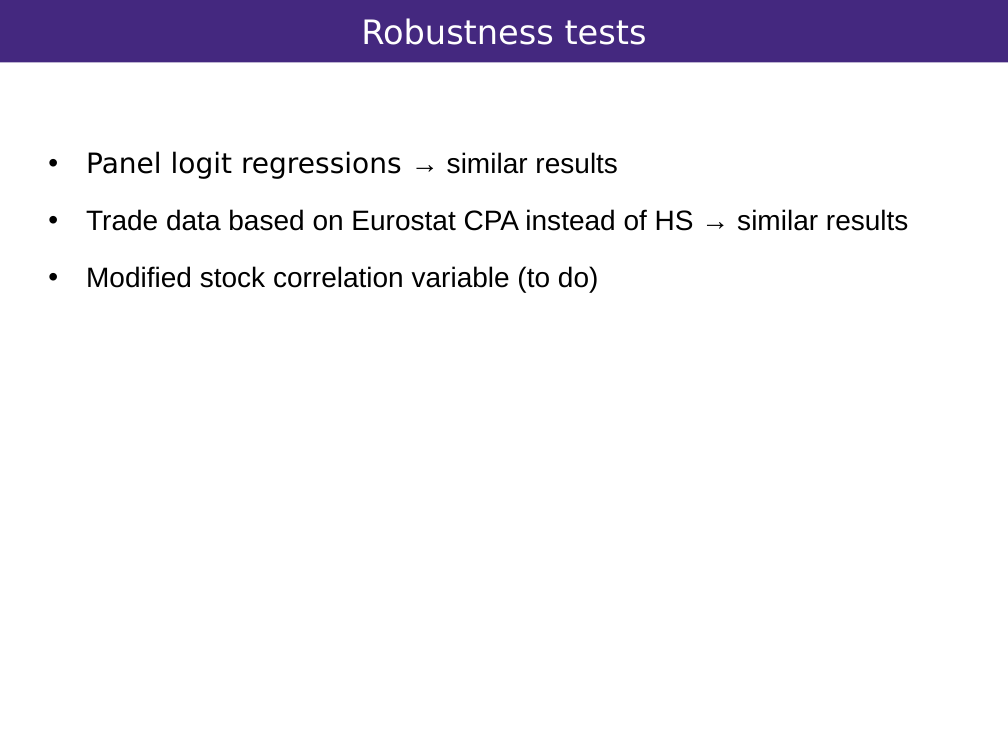
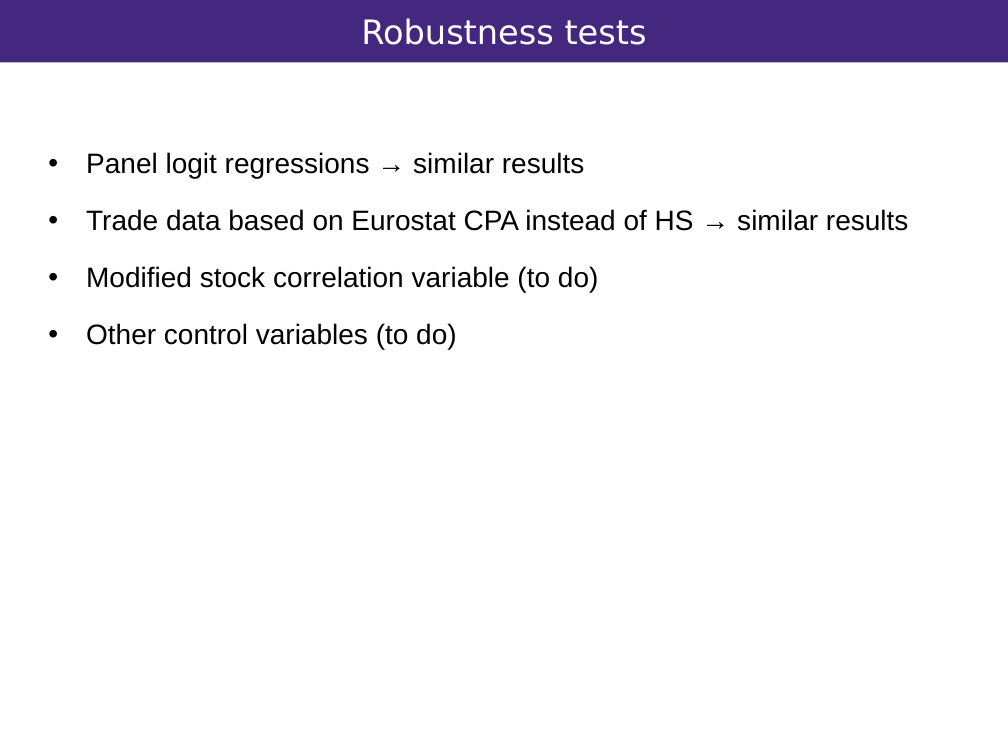
Before and after one commit to vandenEnd/scripts, a slide deck: slide 15 of Resilience.pptx. Drawn at 1008x756 pixels with LibreOffice and Linux fonts; fonts in the diff are those of the drawing; background and template pictures are left out. Boxes give left, top, right and bottom in pixels: in the first picture for what was removed or moved away, otherwise in the second. Text is boxed around its words. In the diff, an @@ line names an element or a change of style, - is before the commit and + after.

```diff
--- a/Resilience.pptx
+++ b/Resilience.pptx
@@ text at [86,152,585,178]: font DejaVu Sans to Arial in "Panel logit regressions" @@
@@ text at [86,323,457,350]: paragraph added @@
+• Other control variables (to do)
```
Also in this commit, not shown: 6 other slides changed.
